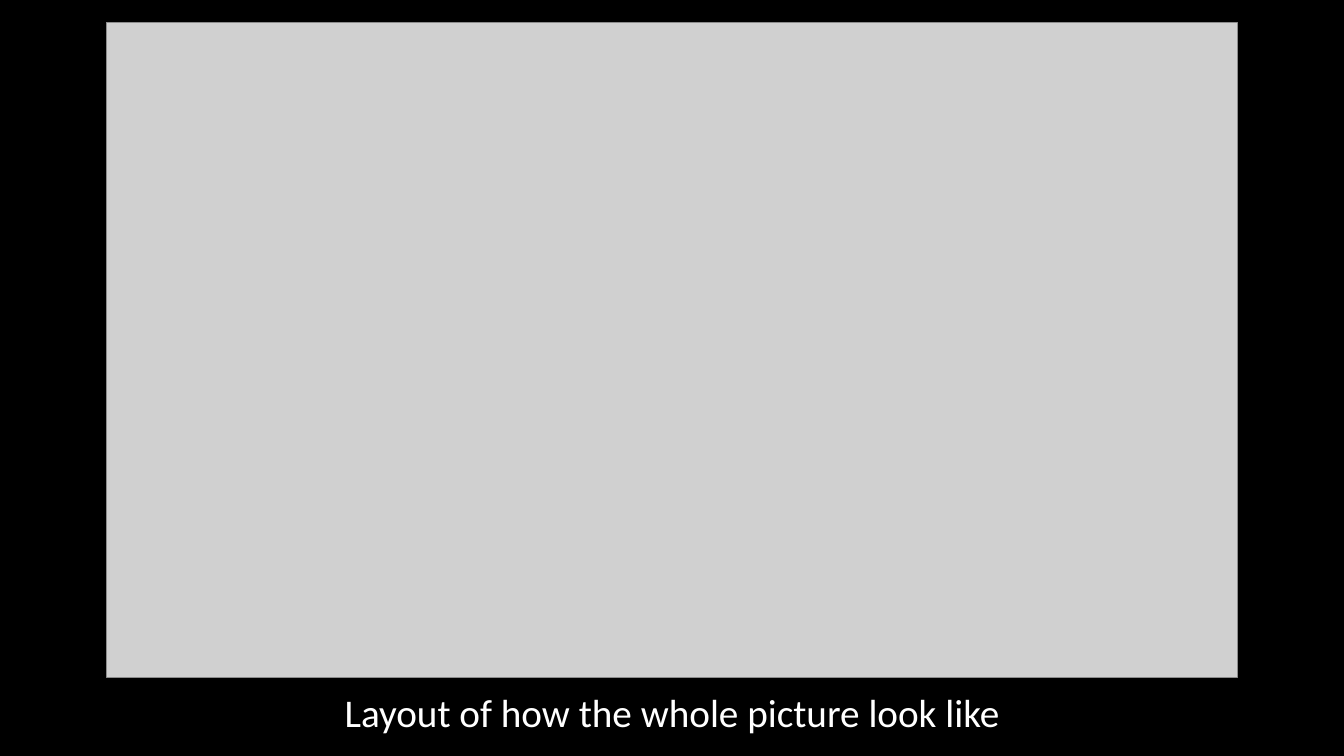
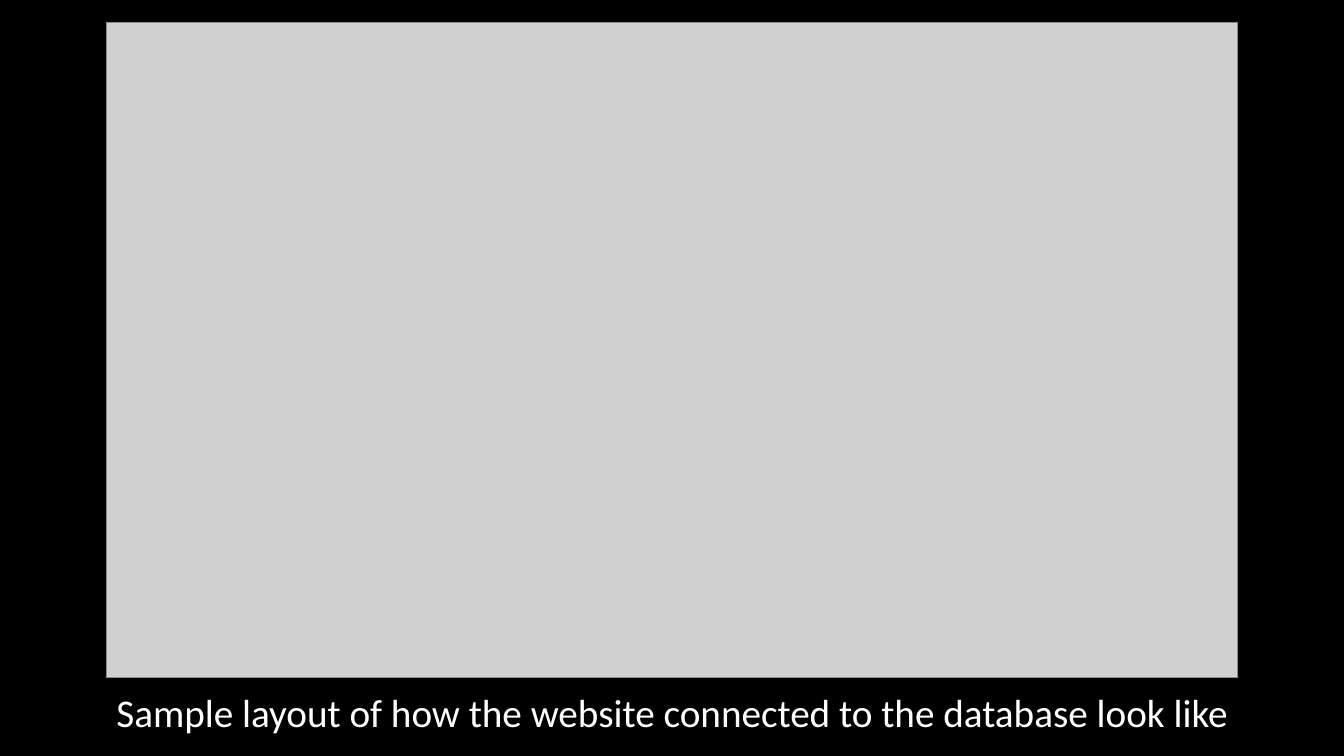
Before and after one commit to beeeiruuui/GitShare, a slide deck: slide 3 of FYPPresentation.pptx (slide 4 before the commit). Drawn at 1344x756 pixels with LibreOffice and Linux fonts; fonts in the diff are those of the drawing; grey boxes stand for pictures. Boxes give left, top, right and bottom in pixels: in the first picture for what was removed or moved away, otherwise in the second. Text is boxed around its words. In the diff, an @@ line names an element or a change of style, - is before the commit and + after.

```diff
--- a/FYPPresentation.pptx
+++ b/FYPPresentation.pptx
@@ text at [116, 699, 1228, 734]: text changed @@
-Layout of how the whole picture look like
+Sample layout of how the website connected to the database look like
```
Also in this commit, not shown: 3 other slides changed, 1 slide added, 1 slide removed.
